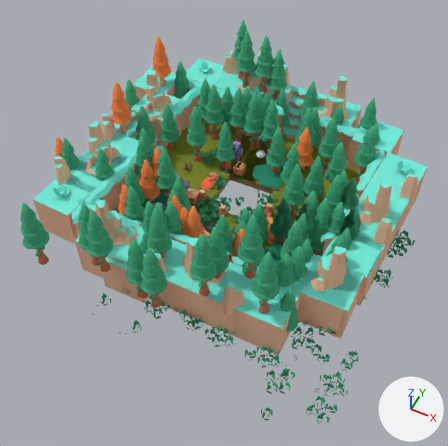
Two versions of the glTF model client/fps-boilerplate/public/models/maps/demo-scene/Demo.gltf, one commit apart.
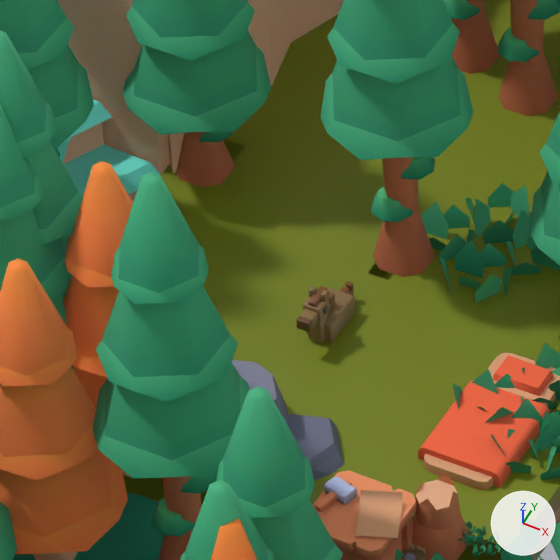
Old and new are each drawn whole from a 50 mm camera at (25.4, -55.4, 55.6) aimed at (4.4, -13.4, 3.1) and again close up on the part from 32% to 49% of the width and 28% to 45% of the height. Every picture has the same lights, and +X, +Y and +Z are marked at lower right. The older version's two pictures come first. Where no turn or scale is listed for an object, it has been applied to the vertices.

The first close-up shows 'GrassLarge_B_82', 'Horse.001', 'blanket', 'cliff_block_rock (12)', 'tree (10)', 'tree-autumn (3)', 'tree-autumn (4)', 'tree-tall (2)', 'tree-tall (4)', 'tree-tall (5)', 'tree-tall (51)', 'tree-tall (54)', 'tree-tall (6)' and 109 more.
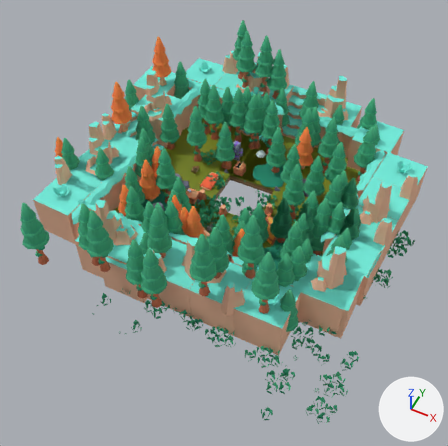
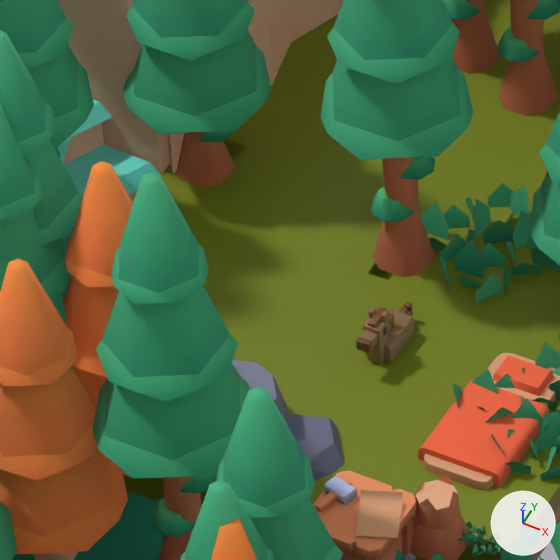
What differs and where, as boxes (x1, y1, x2, y2) in the close-ups (560 x 560 px):
'Horse.001', moved
    before: (296, 281, 355, 343)
    after: (356, 301, 414, 364)
'Ring_26_11', unchanged, covered by the edit
    before: (334, 315, 411, 368)
    after: (334, 315, 388, 368)
'Ring_27_11', unchanged, uncovered by the edit
    before: (284, 309, 361, 350)
    after: (284, 298, 361, 350)

Diff of the bpy script that builds the scene:
```diff
--- a/client/fps-boilerplate/public/models/maps/demo-scene/Demo.gltf.py
+++ b/client/fps-boilerplate/public/models/maps/demo-scene/Demo.gltf.py
@@ ob_horse_001 @@
 ob_horse_001 = bpy.data.objects.new('Horse.001', me_horse)
-ob_horse_001.location = (-5.03, -5.0, 0.13)
+ob_horse_001.location = (-3.86, -5.0, 0.13)
```
